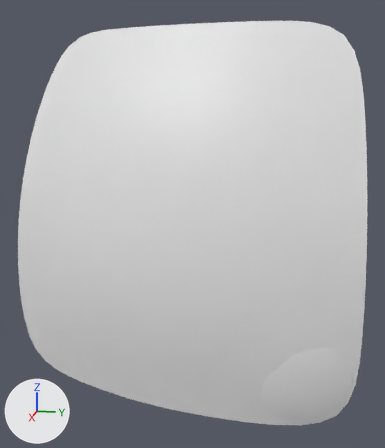
One commit to the Blender file Assets/Models/Shapes/Sphere_segments/Sphere_segments.blend: the scene before it, then after it.
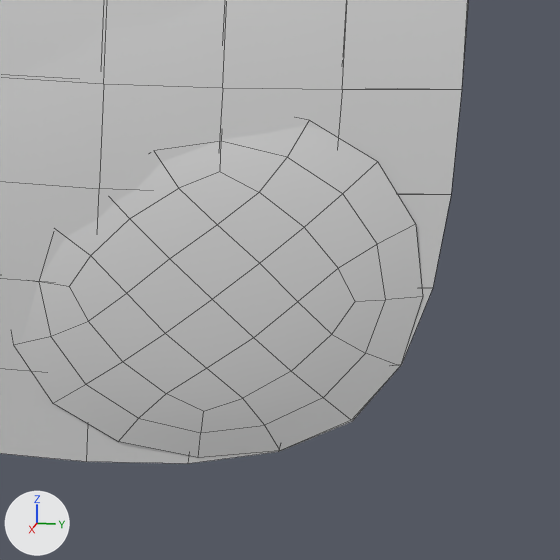
Old and new are each drawn whole from a 50 mm camera at (1.893, 0.069, 0.425) aimed at (0.855, -0.138, 0.166) and again close up on the part from 66% to 100% of the width and 71% to 100% of the height. Arrows for +X, +Y and +Z are at lower left; the lights stay in place. The first two pictures are the older version. The close-ups show mesh edges as thin lines.

The scene before the commit, as lines of its bpy script (objects in view):
```python
me_sphere = bpy.data.meshes.new('Sphere')
me_sphere.from_pydata([(0.962, 0.191, 0.195), (0.981, 0.195, 0.0), (0.962, 0.191, -0.195), (0.981, 0.0, 0.195), (1.03, 0.0, 0.0), (0.981, 0.0, -0.195), (0.962, -0.191, 0.195), (0.981, -0.195, 0.0), (0.962, -0.191, -0.195)], [], [(2, 1, 4, 5), (1, 0, 3, 4), (4, 3, 6, 7), (5, 4, 7, 8)])
me_sphere.polygons.foreach_set('use_smooth', [True] * 4)
me_sphere_001 = bpy.data.meshes.new('Sphere.001')
me_sphere_001.from_pydata([(0.981, 0.195, 0.0), (0.962, 0.191, -0.195), (1.0, 0.0, 0.0), (0.981, 0.0, -0.195), (1.001, 0.099, -0.099)], [], [(1, 0, 4), (3, 1, 4), (2, 3, 4), (0, 2, 4)])
me_sphere_001.polygons.foreach_set('use_smooth', [True] * 4)
me_sphere_002 = bpy.data.meshes.new('Sphere.002')
me_sphere_002.from_pydata(...)  # 16 vertices, 9 faces; spans x 0.854..1.02, y -0.383..0.195, z -0.195..0.383
me_sphere_002.polygons.foreach_set('use_smooth', [True] * 9)
ob_sphere_segment_1 = bpy.data.objects.new('Sphere_segment_1', me_sphere_001)
ob_sphere_segment_1.location = (0.0, 0.0, 0.0)
_m = ob_sphere_segment_1.modifiers.new('Subdivision', 'SUBSURF')
ob_sphere_segment_4 = bpy.data.objects.new('Sphere_segment_4', me_sphere)
ob_sphere_segment_4.location = (0.0, 0.0, 0.0)
_m = ob_sphere_segment_4.modifiers.new('Subdivision', 'SUBSURF')
ob_sphere_segment_9 = bpy.data.objects.new('Sphere_segment_9', me_sphere_002)
ob_sphere_segment_9.location = (0.0, 0.0, 0.0)
_m = ob_sphere_segment_9.modifiers.new('Subdivision', 'SUBSURF')
```
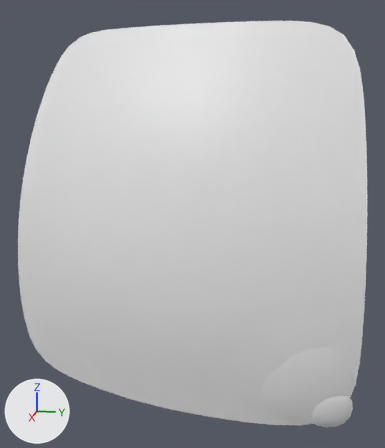
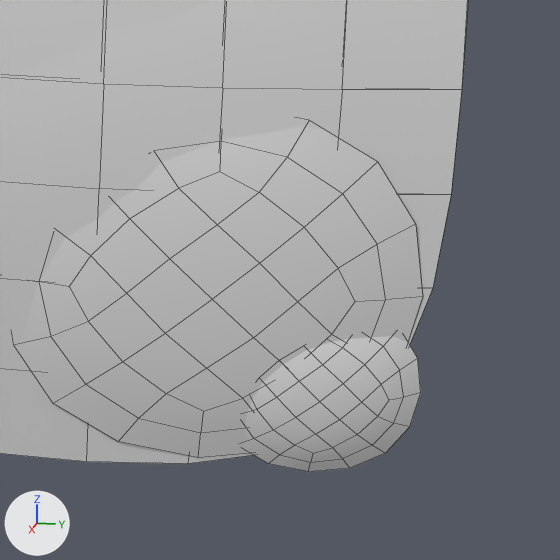
Scene script edits in JSON lines:
```json
{"op": "add", "block": "me_sphere_005", "code": ["me_sphere_005 = bpy.data.meshes.new('Sphere.005')", "me_sphere_005.from_pydata([(0.9619, 0.1913, -0.1951), (0.9714, 0.1932, -0.0975), (0.9714, 0.0957, -0.1951), (0.9912, 0.1462, -0.1482), (0.9809, 0.0966, -0.0975)], [], [(2, 0, 3), (4, 2, 3), (0, 1, 3), (1, 4, 3)])", "me_sphere_005.polygons.foreach_set('use_smooth', [True] * 4)"]}
{"op": "add", "block": "ob_sphere_segment_0", "code": ["ob_sphere_segment_0 = bpy.data.objects.new('Sphere_segment_0', me_sphere_005)", "ob_sphere_segment_0.location = (0.0, 0.0, 0.0)", "_m = ob_sphere_segment_0.modifiers.new('Subdivision', 'SUBSURF')"]}
```

Pixel boxes [x1, y1, x2, y2] of what changed, in the close-ups (560 x 560 px):
```json
{"object": "Sphere_segment_0", "change": "added", "after": [244, 336, 421, 472]}
```
